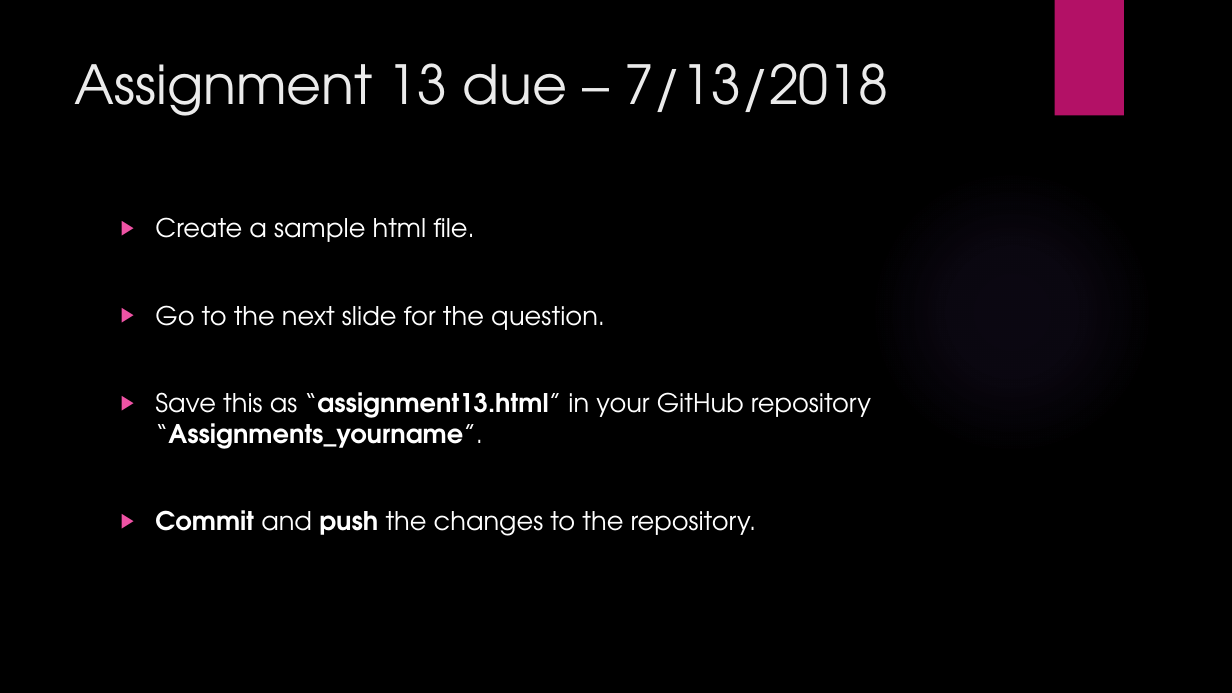
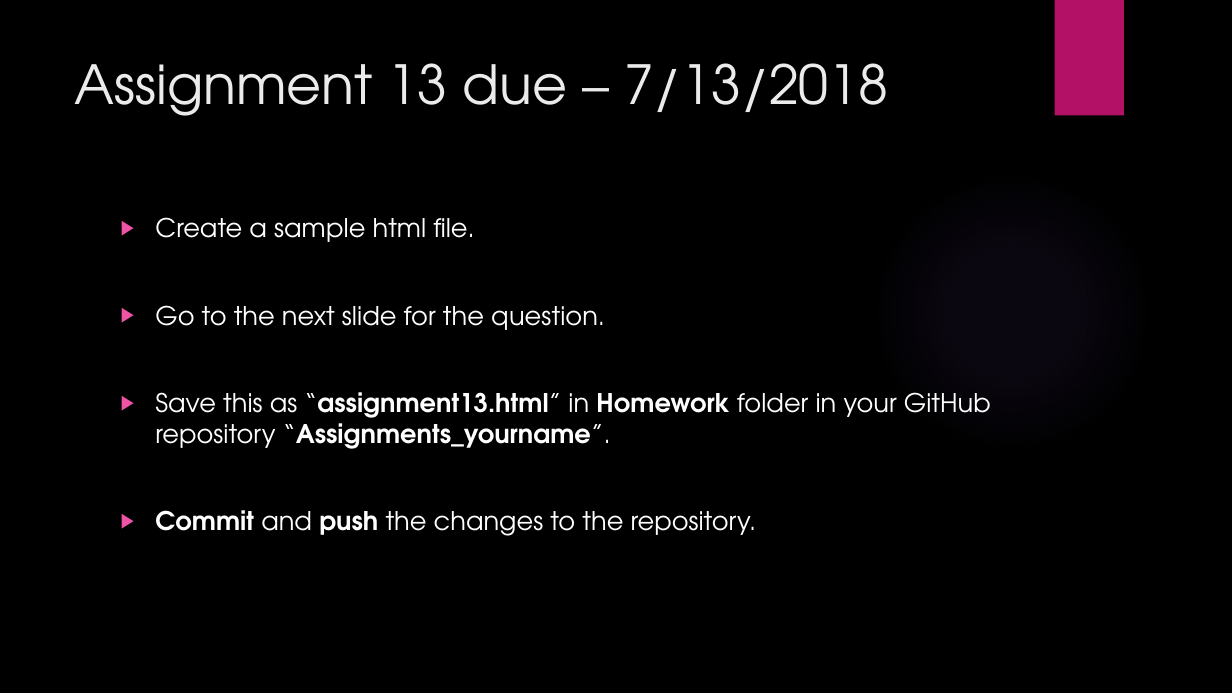
Before and after one commit to manupeethambar888/webdev, a slide deck: slide 6 of Day 13 - JS – Continued.pptx. Drawn at 1232x693 pixels with LibreOffice and Linux fonts; fonts in the diff are those of the drawing; background and template pictures are left out. Boxes give left, top, right and bottom in pixels: in the first picture for what was removed or moved away, otherwise in the second. Text is boxed around its words. In the diff, an @@ line names an element or a change of style, - is before the commit and + after.

Commit message:
day13 changes

```diff
--- a/Day 13 - JS – Continued.pptx
+++ b/Day 13 - JS – Continued.pptx
@@ text at (x1=155, y1=392, x2=991, y2=449): text changed @@
-▶ Save this as “assignment13.html” in your GitHub repository “Assignments_yourname”.
+▶ Save this as “assignment13.html” in Homework folder in your GitHub repository “Assignments_yourname”.
```
